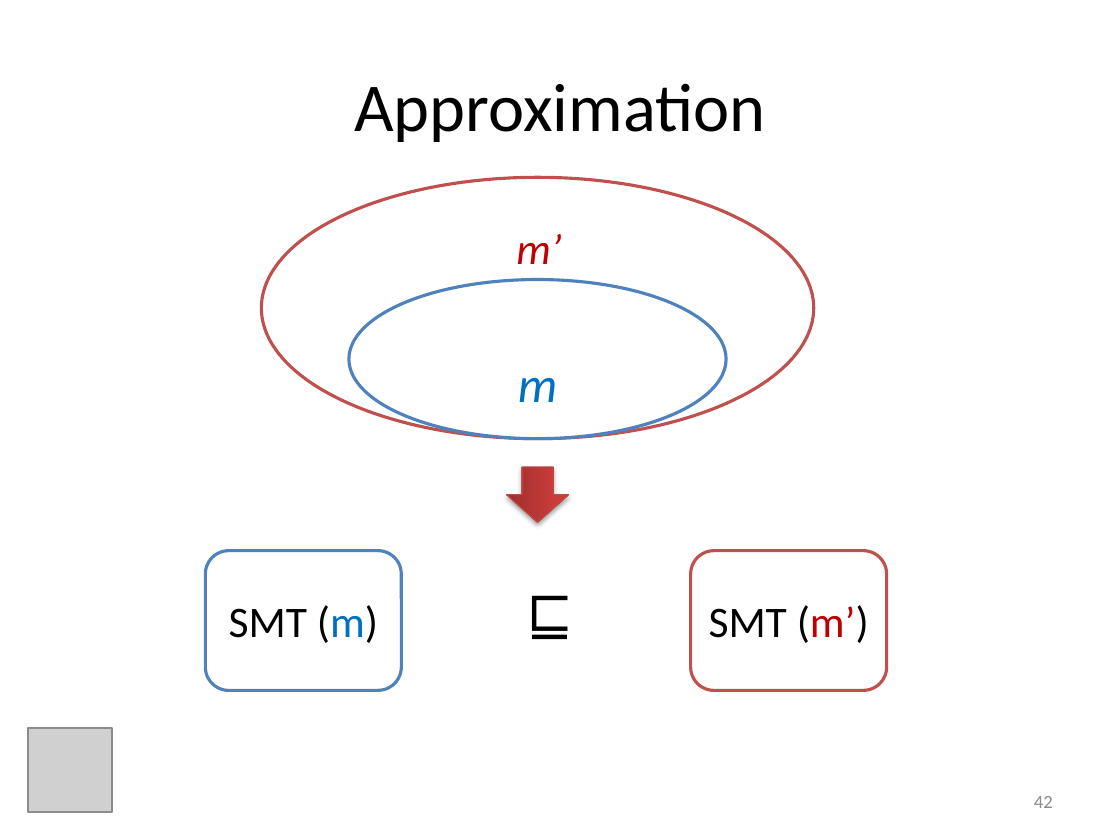
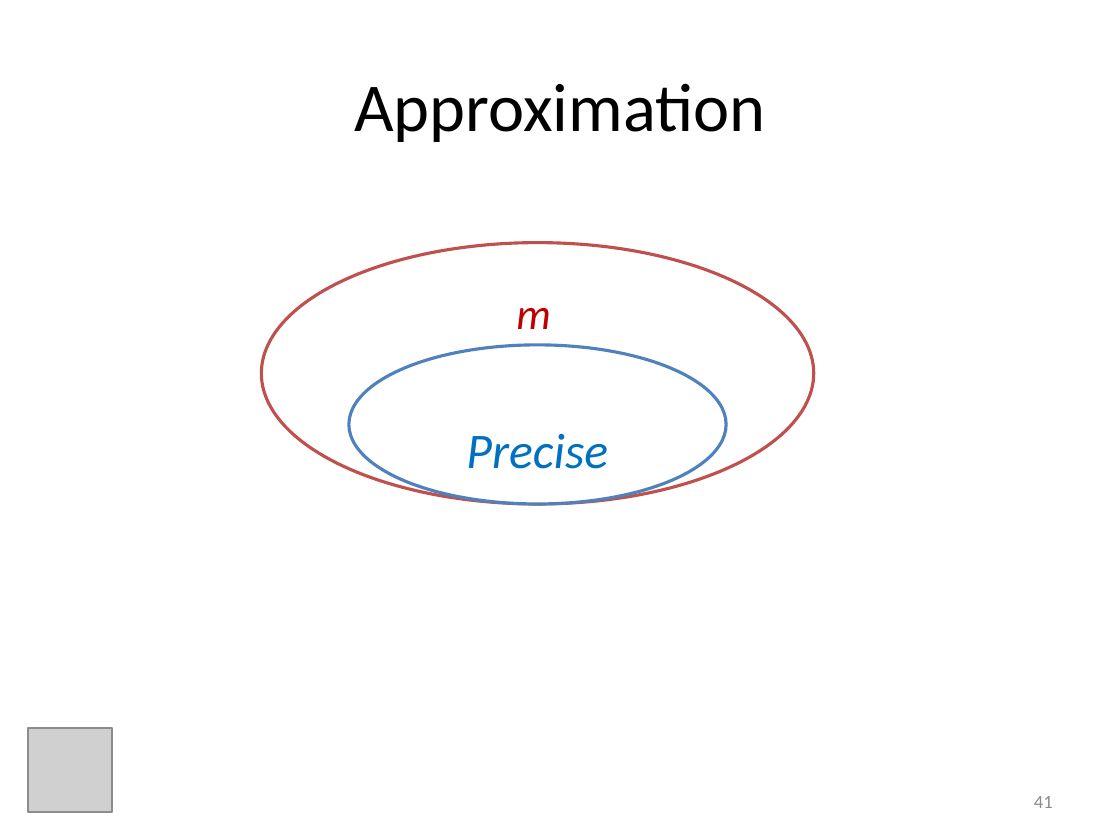
Before and after one commit to ericmercer/MP-trace-language, a slide deck: slide 41 of presentations/ASE2013.pptx (slide 42 before the commit). Drawn at 1120x840 pixels with LibreOffice and Linux fonts; fonts in the diff are those of the drawing; grey boxes stand for pictures. Boxes give left, top, right and bottom in pixels: in the first picture for what was removed or moved away, otherwise in the second. Text is boxed around its words. In the diff, an @@ line names an element or a change of style, - is before the commit and + after.

Commit message:
ASE Presentation revision

```diff
--- a/presentations/ASE2013.pptx
+++ b/presentations/ASE2013.pptx
@@ ellipse: place and size @@
-ellipse at (261,177,813,438)
+ellipse at (261,243,813,504)
@@ text at (516,308,550,329): text changed @@
-m’
+m
@@ ellipse "Precise": place and size @@
-ellipse "Precise" at (349,280,727,439)
+ellipse "Precise" at (349,345,727,504)
@@ text in ellipse at (466,433,608,469): text changed @@
-m
+Precise
@@ right arrow removed at (506,467,569,523) @@
@@ rounded rectangle removed at (205,551,401,691) @@
-SMT (m)
@@ rounded rectangle removed at (691,551,887,691) @@
-SMT (m’)
@@ text removed at (515,575,580,654) @@
-⊑
@@ page number at (1034,796,1053,808): text changed @@
-42
+41
```
Also in this commit, not shown: 12 other slides changed, 1 slide removed, 2 other files.
